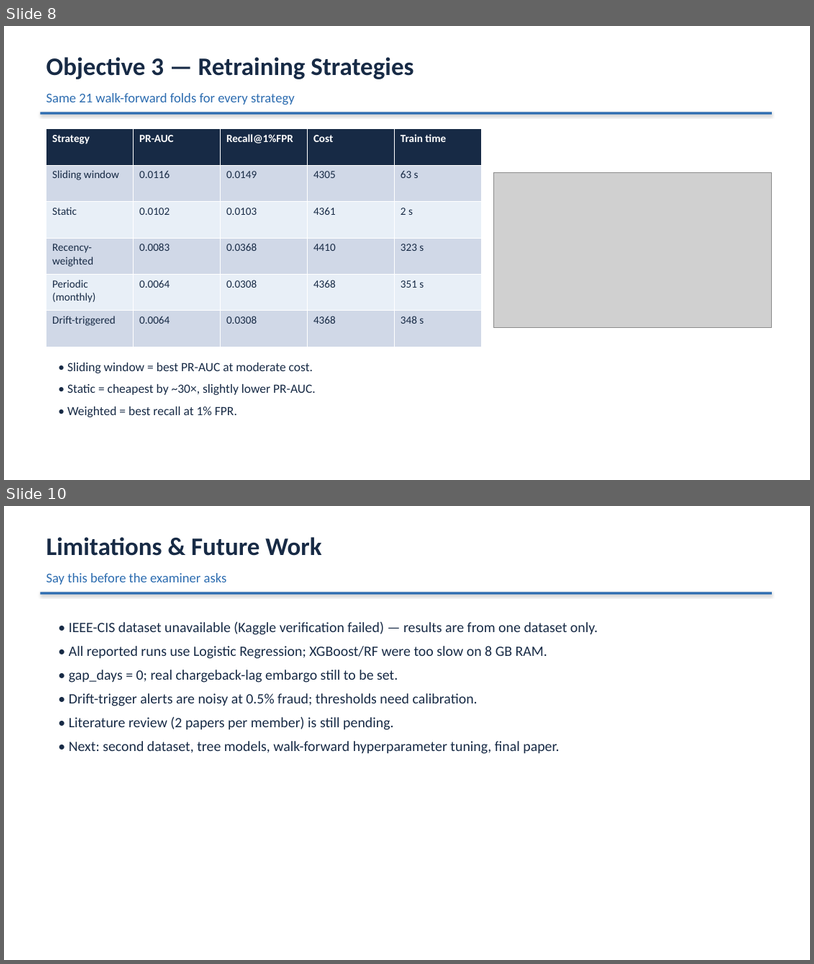
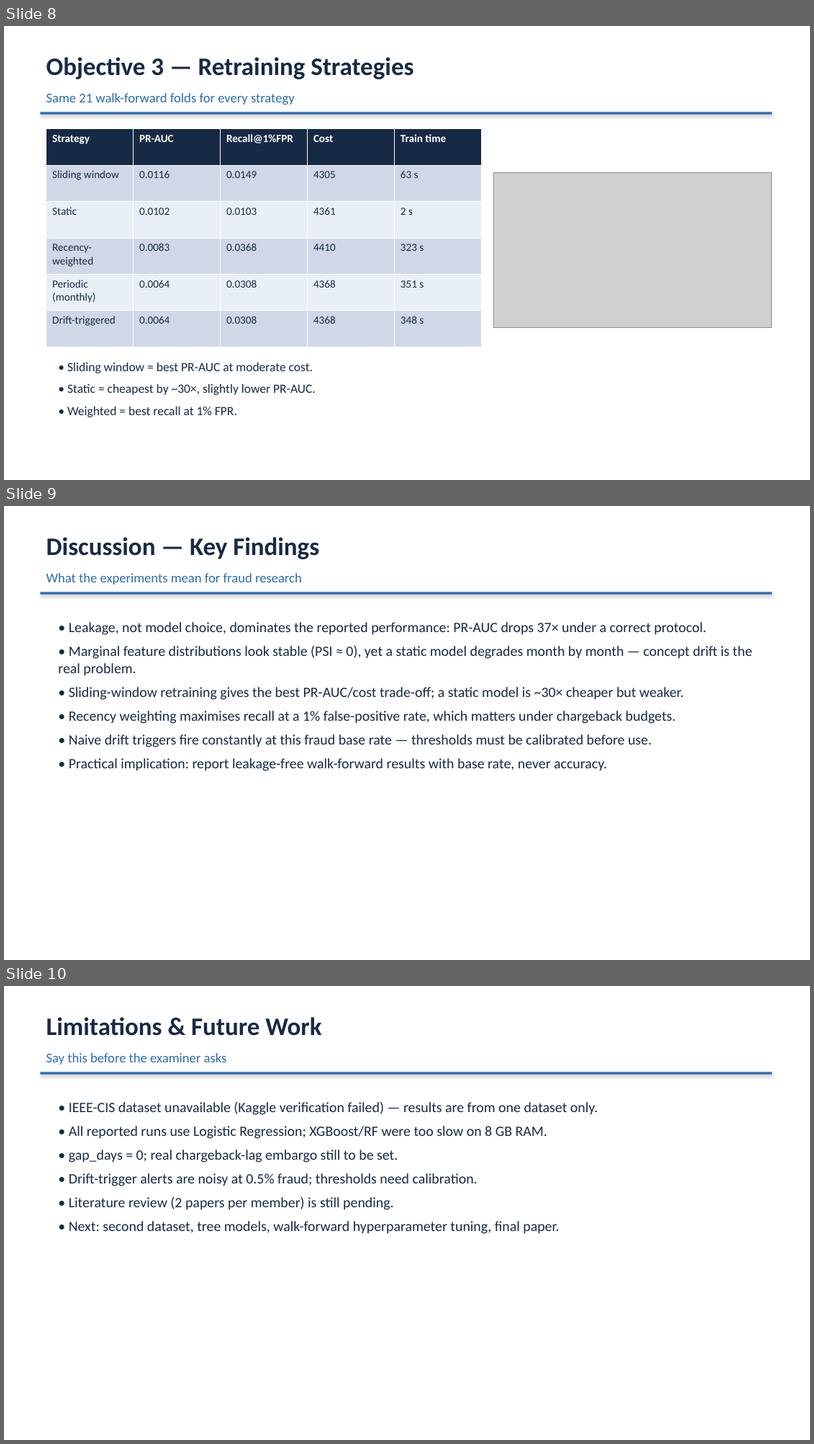
Before and after one commit to Samakshg11/fraud-drift-detection, a slide deck: docs/project_presentation.pptx. Shown one above the other, each under a label of ours: slides 8 and 10 before the commit, slides 8, 9 and 10 after it; the slides between them are not shown. The pictures are 814x964 and 814x1444 pixels, drawn with LibreOffice and Linux fonts; fonts in the diff are those of the drawing; grey boxes stand for pictures. Boxes give left, top, right and bottom in pixels: in the first picture for what was removed or moved away, otherwise in the second. Text is boxed around its words. In the diff, an @@ line names an element or a change of style, - is before the commit and + after.

```diff
--- a/docs/project_presentation.pptx
+++ b/docs/project_presentation.pptx
@@ slide 9 added at bbox=[4, 506, 810, 960], background #FFFFFF @@
@@ text added at bbox=[46, 537, 319, 559], 30 pt, text #172A45, bold @@
+Discussion — Key Findings
@@ rectangle added at bbox=[40, 592, 772, 595], fill #2C6CB0 @@
@@ text added at bbox=[46, 573, 302, 584], 16 pt, text #2C6CB0 @@
+What the experiments mean for fraud research
@@ text added at bbox=[58, 622, 753, 771], 17 pt, text #172A45 @@
+• Leakage, not model choice, dominates the reported performance: PR-AUC drops 37× under a correct protocol.
+• Marginal feature distributions look stable (PSI ≈ 0), yet a static model degrades month by month — concept drift is the real problem.
+• Sliding-window retraining gives the best PR-AUC/cost trade-off; a static model is ~30× cheaper but weaker.
+• Recency weighting maximises recall at a 1% false-positive rate, which matters under chargeback budgets.
+• Naive drift triggers fire constantly at this fraud base rate — thresholds must be calibrated before use.
+• Practical implication: report leakage-free walk-forward results with base rate, never accuracy.
```
Also in this commit, not shown: 4 slides changed, 1 slide removed, 4 other files.
